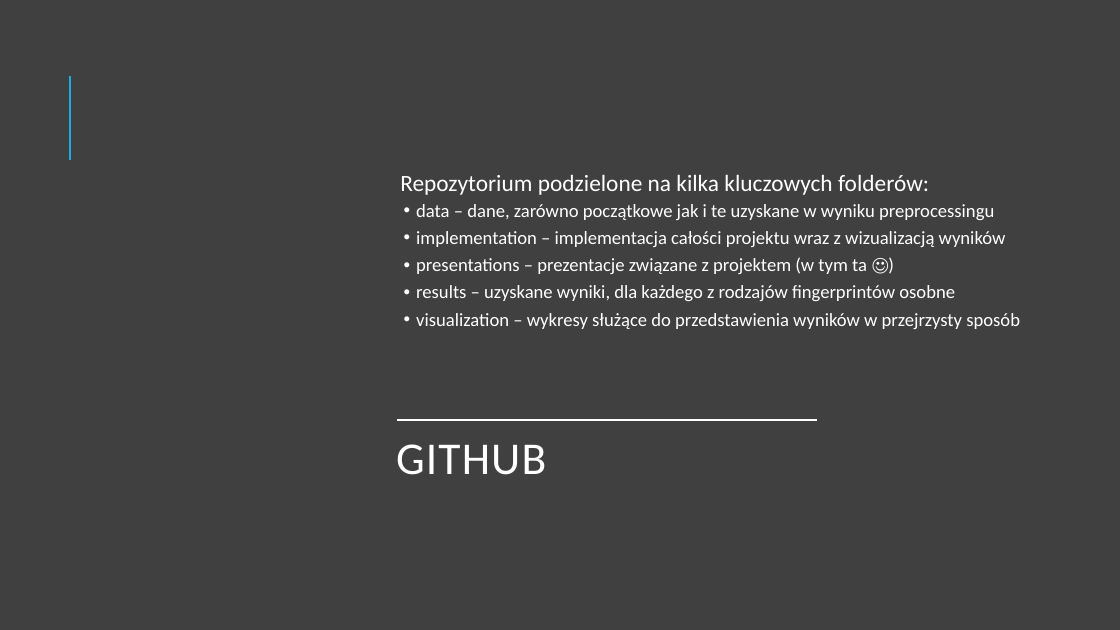
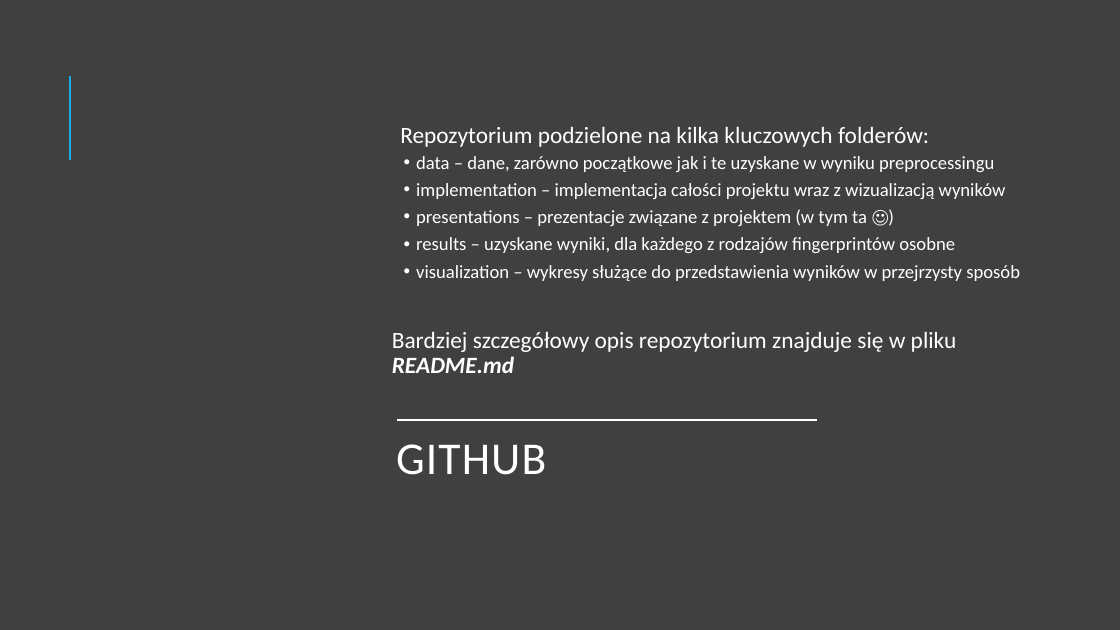
Before and after one commit to tomasz-janik/cardiotoxicity_prediction, a slide deck: slide 33 of presentations/Nauczanie maszynowe w projektowaniu leków[Wyniki].pptx. Drawn at 1120x630 pixels with LibreOffice and Linux fonts; fonts in the diff are those of the drawing; background and template pictures are left out. Boxes give left, top, right and bottom in pixels: in the first picture for what was removed or moved away, otherwise in the second. Text is boxed around its words. In the diff, an @@ line names an element or a change of style, - is before the commit and + after.

Commit message:
Add readme

```diff
--- a/presentations/Nauczanie maszynowe w projektowaniu leków[Wyniki].pptx
+++ b/presentations/Nauczanie maszynowe w projektowaniu leków[Wyniki].pptx
@@ text at (x1=392, y1=332, x2=957, y2=373): paragraph added @@
+Bardziej szczegółowy opis repozytorium znajduje się w pliku README.md
```
Also in this commit, not shown: 5 other files.
